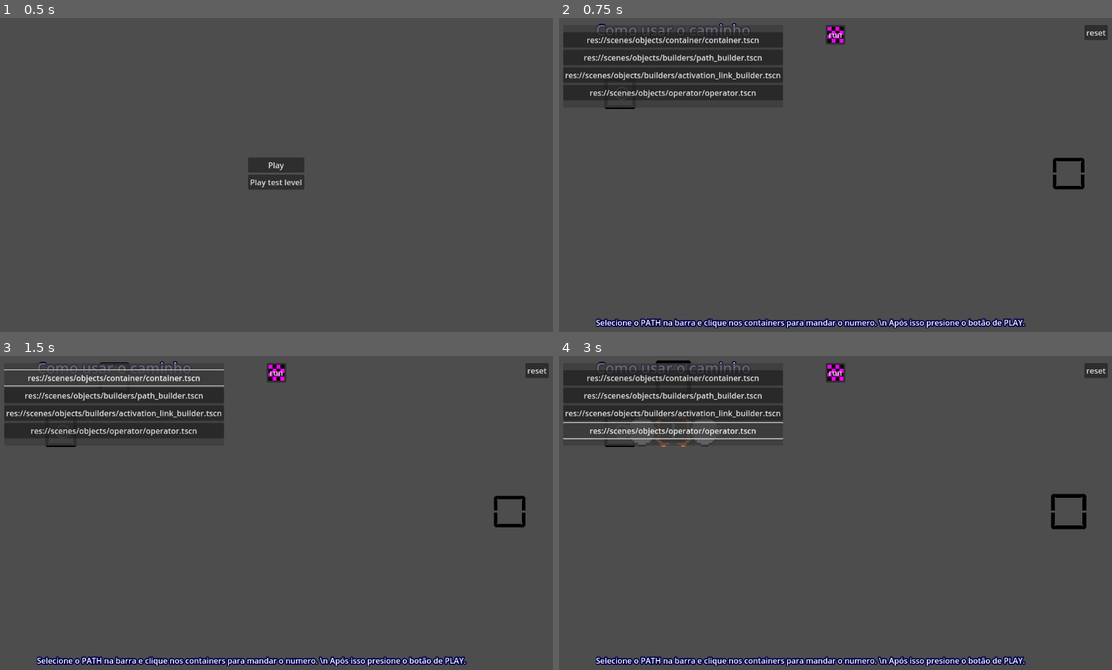
Above: before the commit, frames 1-4 (two rows, left to right).
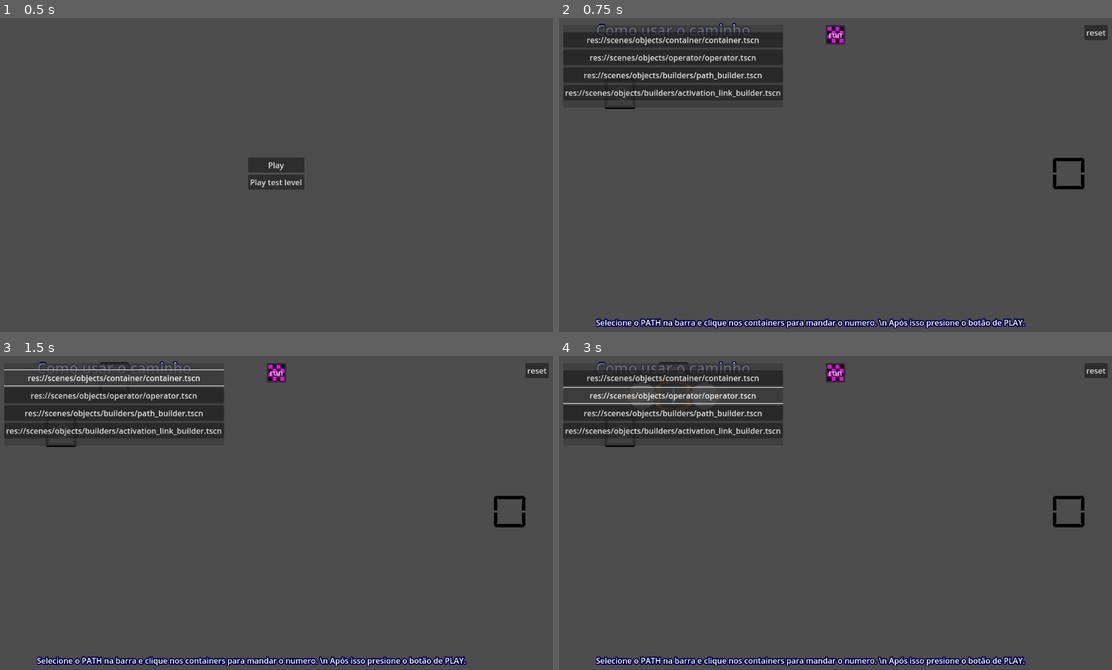
Above: after the commit, the same moments.

Repository: Andre-lucs/algo-lab-game
Game: Godot game, scene res://scenes/ui/screens/start_menu.tscn
Two runs of this game, one before a commit and one after it. Both use one fixed random seed, a clock stepped at 60 frames per second and the inputs below. Before the commit the project starts from res://scenes/ui/start_menu.tscn.
Inputs:
- Up to frame 1 (0.5 s): no input
- Up to frame 2 (0.75 s): click "Play" at 0.5 s
- Up to frame 3 (1.5 s): click "res://scenes/objects/containe…" at 1.25 s
- Up to frame 4 (3 s): click "res://scenes/objects/builders…" at 2 s; click "res://scenes/objects/operator…" at 2.75 s

Frame 1 is identical in both runs. In frame 2, 1.3% of the frame differs, in the area x 1-41%, y 11-26%; in frame 3, 1.3%; in frame 4, 3.2%, in the area x 0-96%, y 1-56%.

Commit message:
Refactor and reorganize project file structure

Diff:
--- a/levels/base_level_scene.tscn
+++ b/levels/base_level_scene.tscn
@@ -3,7 +3,7 @@
 [ext_resource type="Script" uid="uid://i2jwag5xq5nn" path="res://scripts/level/level.gd" id="1_nns1f"]
 [ext_resource type="Script" uid="uid://cmdxvgxihnq8g" path="res://scripts/resources/LevelPropsResource.gd" id="2_df6hm"]
 [ext_resource type="Script" uid="uid://bw7puwhchjbxu" path="res://scripts/level/level_executor.gd" id="4_3k21g"]
-[ext_resource type="PackedScene" uid="uid://ddvb4iup6m8ow" path="res://scenes/ui/toolbox.tscn" id="4_ujwm2"]
+[ext_resource type="PackedScene" uid="uid://ddvb4iup6m8ow" path="res://scenes/ui/toolbox/toolbox.tscn" id="4_ujwm2"]
 [ext_resource type="PackedScene" uid="uid://rdhtlst7byq6" path="res://scenes/objects/container/container.tscn" id="5_iiwgg"]
 [ext_resource type="PackedScene" uid="uid://ct40k6beos0e6" path="res://scenes/objects/builders/path_builder.tscn" id="6_l63b4"]
 [ext_resource type="PackedScene" uid="uid://c42hf3y7kqqu0" path="res://scenes/objects/builders/activation_link_builder.tscn" id="7_r6jsl"]
@@ -113,7 +113,7 @@
 
 [node name="Toolbox" parent="LevelUILayer/MarginContainer" instance=ExtResource("4_ujwm2")]
 layout_mode = 2
-items = Array[PackedScene]([ExtResource("5_iiwgg"), ExtResource("6_l63b4"), ExtResource("7_r6jsl"), ExtResource("8_03l87")])
+items = Array[PackedScene]([ExtResource("5_iiwgg"), ExtResource("8_03l87"), ExtResource("6_l63b4"), ExtResource("7_r6jsl")])
 
 [node name="Control" type="Control" parent="LevelUILayer/MarginContainer"]
 layout_mode = 2
--- a/levels/test_level.tscn
+++ b/levels/test_level.tscn
@@ -10,7 +10,7 @@
 script = ExtResource("2_w7r7j")
 level_name = "Test Level"
 level_description = "This is the test level"
-inputs = Array[PackedInt32Array]([PackedInt32Array(3, 2, 5)])
+inputs = Array[PackedInt32Array]([PackedInt32Array(3, 1, 5)])
 outputs = Array[PackedInt32Array]([PackedInt32Array(3, 2, 5)])
 metadata/_custom_type_script = "uid://cmdxvgxihnq8g"
 
@@ -25,10 +25,7 @@
 
 [node name="Container" parent="." index="6" instance=ExtResource("5_o6mel")]
 position = Vector2(264, 312)
-default_numbers = Array[int]([2, 3, 6])
+default_numbers = Array[int]([2, 5, 8])
 
 [node name="Container2" parent="." index="7" instance=ExtResource("5_o6mel")]
 position = Vector2(712, 384)
-
-[node name="TileMapLayer" parent="." index="8"]
-tile_map_data = PackedByteArray(0, 0, 24, 0, 4, 0, 0, 0, 0, 0, 0, 0, 2, 0)
--- a/project.godot
+++ b/project.godot
@@ -18,6 +18,18 @@
 [autoload]
 
 LevelManager="*res://scripts/level/level_manager.gd"
+
+[file_customization]
+
+folder_colors={
+"res://assets/": "yellow",
+"res://levels/": "gray",
+"res://scenes/": "orange",
+"res://scenes/objects/": "orange",
+"res://scenes/ui/": "green",
+"res://scenes/utils/": "purple",
+"res://scripts/": "blue"
+}
 
 [global_group]
 
--- a/scenes/objects/builders/activation_link_builder.gd
+++ b/scenes/objects/builders/activation_link_builder.gd
@@ -1,12 +1,16 @@
 extends BaseLinkBuilder
 class_name ActivationLinkBuilder
 
-var activation_link_scene: PackedScene = preload("res://scenes/objects/activation/activator_link.tscn")
+var activation_link_scene: PackedScene = preload("res://scenes/utils/link/activation/activator_link.tscn")
 
 func _init() -> void:
 	layer = 4
 
 func build_object() -> void:
+	if activation_link_scene == null:
+		printerr("Cannot build activation link – missing scene.")
+		queue_free()
+		return
 	if origin_node == null or destination_node == null:
 		printerr("Cannot build activation link – missing endpoints.")
 		queue_free()
--- a/scenes/objects/builders/path_builder.gd
+++ b/scenes/objects/builders/path_builder.gd
@@ -1,19 +1,22 @@
 extends BaseLinkBuilder
 class_name PathBuilder
 
-var path_scene: PackedScene = preload("res://scenes/objects/movement/movement_link.tscn")
+var path_scene: PackedScene = preload("res://scenes/utils/link/movement/movement_link.tscn")
 
 func _init() -> void:
 	layer = 3
 
-
 func create_path():
+	if path_scene == null:
+		printerr("Cannot create path – missing scene.")
+		queue_free()
+		return
 	if origin_node == null or destination_node == null:
-		print("Cannot create path – origin or destination is missing.")
+		printerr("Cannot create path – origin or destination is missing.")
 		queue_free()
 		return
 	if origin_node.number_movement == null or destination_node.number_movement == null:
-		print("Cannot create path – origin or destination is not a NumberMovement.")
+		printerr("Cannot create path – origin or destination is not a NumberMovement.")
 		queue_free()
 		return
 	var path := path_scene.instantiate() as MovementLink
@@ -21,8 +24,6 @@
 	origin_node.number_movement.connect_path(path)
 	path.origin_connection = origin_node
 	path.destination_connection = destination_node
-	# path.origin_node = origin_node.number_movement
-	# path.destination_node = destination_node.number_movement
 	get_tree().current_scene.add_child(path)
 	queue_free()  # Remove o PathBuilder depois de criar o path
 
--- a/scenes/objects/container/container.tscn
+++ b/scenes/objects/container/container.tscn
@@ -2,13 +2,13 @@
 
 [ext_resource type="Script" uid="uid://dptqnhuipvd2v" path="res://scenes/objects/container/container.gd" id="1_r3ic2"]
 [ext_resource type="Texture2D" uid="uid://0i3uv3n03swk" path="res://assets/container.png" id="2_23n6n"]
-[ext_resource type="PackedScene" uid="uid://dfddi1aiqq1ad" path="res://scenes/utils/grabbable.tscn" id="3_e3mdc"]
-[ext_resource type="PackedScene" uid="uid://khx12i77qfms" path="res://scenes/utils/object_popup_menu.tscn" id="4_tifd7"]
+[ext_resource type="Script" uid="uid://21g4c8kgecht" path="res://scripts/grabbable.gd" id="3_tifd7"]
+[ext_resource type="PackedScene" uid="uid://khx12i77qfms" path="res://scenes/ui/popup_menu/object_popup_menu.tscn" id="4_tifd7"]
 [ext_resource type="Script" uid="uid://dlvvya7tvw7y1" path="res://scripts/resources/ObjectPopupMenuItem.gd" id="5_b588d"]
-[ext_resource type="Script" uid="uid://cwhvnxwvdhkh5" path="res://scenes/objects/movement/number_movement.gd" id="6_e3mdc"]
+[ext_resource type="Script" uid="uid://cwhvnxwvdhkh5" path="res://scenes/utils/link/movement/number_movement.gd" id="6_e3mdc"]
 [ext_resource type="Texture2D" uid="uid://b1nyxrdj0rpsw" path="res://assets/MenuIcons/AutoButton.png" id="6_q33kv"]
-[ext_resource type="PackedScene" uid="uid://bjwa7poyvyxhu" path="res://scenes/utils/connection_area.tscn" id="7_lkqc4"]
-[ext_resource type="PackedScene" uid="uid://dm2dffmkn1e7t" path="res://scenes/objects/activation/activation.tscn" id="8_0of0j"]
+[ext_resource type="PackedScene" uid="uid://bjwa7poyvyxhu" path="res://scenes/utils/link/connection/connection_area.tscn" id="7_lkqc4"]
+[ext_resource type="PackedScene" uid="uid://dm2dffmkn1e7t" path="res://scenes/utils/link/activation/activation.tscn" id="8_0of0j"]
 [ext_resource type="Texture2D" uid="uid://cleilk2cl12k2" path="res://assets/MenuIcons/TrashCan.png" id="9_23n6n"]
 [ext_resource type="Script" uid="uid://ck6y410gncrcr" path="res://scripts/mouse_interaction_area2d.gd" id="11_tifd7"]
 
@@ -98,9 +98,11 @@
 &"": SubResource("AnimationLibrary_ooe7e")
 }
 
-[node name="Grabbable" parent="." node_paths=PackedStringArray("parent", "interaction_area") instance=ExtResource("3_e3mdc")]
+[node name="Grabbable" type="Node" parent="." node_paths=PackedStringArray("parent", "interaction_area")]
+script = ExtResource("3_tifd7")
 parent = NodePath("..")
 interaction_area = NodePath("../MouseInteractionArea2D")
+metadata/_custom_type_script = "uid://21g4c8kgecht"
 
 [node name="ObjectPopupMenu" parent="." node_paths=PackedStringArray("interaction_area") instance=ExtResource("4_tifd7")]
 items = Array[ExtResource("5_b588d")]([SubResource("Resource_e3mdc"), SubResource("Resource_hejjw")])
--- a/scenes/objects/number/number.tscn
+++ b/scenes/objects/number/number.tscn
@@ -1,7 +1,7 @@
 [gd_scene load_steps=5 format=3 uid="uid://cebmicxn76gb0"]
 
 [ext_resource type="Script" uid="uid://b3yiaijo7ic5q" path="res://scenes/objects/number/number.gd" id="1_olnlg"]
-[ext_resource type="PackedScene" uid="uid://dfddi1aiqq1ad" path="res://scenes/utils/grabbable.tscn" id="2_wksxw"]
+[ext_resource type="Script" uid="uid://21g4c8kgecht" path="res://scripts/grabbable.gd" id="2_txii2"]
 
 [sub_resource type="Gradient" id="Gradient_yhsph"]
 interpolation_mode = 2
@@ -39,5 +39,7 @@
 text = "1"
 horizontal_alignment = 1
 
-[node name="Grabbable" parent="." node_paths=PackedStringArray("parent") instance=ExtResource("2_wksxw")]
+[node name="Grabbable" type="Node" parent="." node_paths=PackedStringArray("parent")]
+script = ExtResource("2_txii2")
 parent = NodePath("..")
+metadata/_custom_type_script = "uid://21g4c8kgecht"
--- a/scenes/objects/operator/operator.tscn
+++ b/scenes/objects/operator/operator.tscn
@@ -3,13 +3,13 @@
 [ext_resource type="Script" uid="uid://ctj5grkwiab3a" path="res://scenes/objects/operator/operator.gd" id="1_bqpnd"]
 [ext_resource type="Texture2D" uid="uid://bjiby4kvy2kwu" path="res://assets/MathOperator.png" id="1_xs7on"]
 [ext_resource type="Script" uid="uid://ck6y410gncrcr" path="res://scripts/mouse_interaction_area2d.gd" id="2_r1olv"]
-[ext_resource type="PackedScene" uid="uid://dfddi1aiqq1ad" path="res://scenes/utils/grabbable.tscn" id="3_bqpnd"]
-[ext_resource type="PackedScene" uid="uid://khx12i77qfms" path="res://scenes/utils/object_popup_menu.tscn" id="4_fthne"]
-[ext_resource type="PackedScene" uid="uid://dm2dffmkn1e7t" path="res://scenes/objects/activation/activation.tscn" id="5_0iqj6"]
-[ext_resource type="Script" uid="uid://cwhvnxwvdhkh5" path="res://scenes/objects/movement/number_movement.gd" id="6_1qald"]
+[ext_resource type="Script" uid="uid://21g4c8kgecht" path="res://scripts/grabbable.gd" id="3_rc6xw"]
+[ext_resource type="PackedScene" uid="uid://khx12i77qfms" path="res://scenes/ui/popup_menu/object_popup_menu.tscn" id="4_fthne"]
+[ext_resource type="PackedScene" uid="uid://dm2dffmkn1e7t" path="res://scenes/utils/link/activation/activation.tscn" id="5_0iqj6"]
+[ext_resource type="Script" uid="uid://cwhvnxwvdhkh5" path="res://scenes/utils/link/movement/number_movement.gd" id="6_1qald"]
 [ext_resource type="Script" uid="uid://dlvvya7tvw7y1" path="res://scripts/resources/ObjectPopupMenuItem.gd" id="6_4deob"]
 [ext_resource type="Texture2D" uid="uid://d3x5ev60k0grs" path="res://assets/MenuIcons/Plus.png" id="7_qp6pp"]
-[ext_resource type="PackedScene" uid="uid://bjwa7poyvyxhu" path="res://scenes/utils/connection_area.tscn" id="7_r0akj"]
+[ext_resource type="PackedScene" uid="uid://bjwa7poyvyxhu" path="res://scenes/utils/link/connection/connection_area.tscn" id="7_r0akj"]
 [ext_resource type="Texture2D" uid="uid://ds1n8gywbc5e3" path="res://assets/MenuIcons/Minus.png" id="8_uj48i"]
 [ext_resource type="Texture2D" uid="uid://dqgji8yxmdsvw" path="res://assets/MenuIcons/Multi.png" id="9_8fhei"]
 [ext_resource type="Texture2D" uid="uid://tdsqf6lebyt1" path="res://assets/MenuIcons/Divide.png" id="10_e1413"]
@@ -25,10 +25,6 @@
 font_size = 48
 font_color = Color(0.901961, 0.901961, 0.941176, 1)
 
-[sub_resource type="CapsuleShape2D" id="CapsuleShape2D_ehaq0"]
-radius = 32.0
-height = 192.0
-
 [sub_resource type="Resource" id="Resource_8la15"]
 script = ExtResource("6_4deob")
 frames = Array[Texture2D]([ExtResource("7_qp6pp"), ExtResource("8_uj48i"), ExtResource("9_8fhei"), ExtResource("10_e1413")])
@@ -42,6 +38,10 @@
 text = "Delete"
 initial_frame = 0
 metadata/_custom_type_script = "uid://dlvvya7tvw7y1"
+
+[sub_resource type="CapsuleShape2D" id="CapsuleShape2D_ehaq0"]
+radius = 32.0
+height = 192.0
 
 [sub_resource type="CircleShape2D" id="CircleShape2D_4deob"]
 radius = 32.0
@@ -72,22 +72,13 @@
 horizontal_alignment = 1
 vertical_alignment = 1
 
-[node name="MouseInteractionArea2D" type="Area2D" parent="."]
-collision_layer = 2147483648
-collision_mask = 0
-script = ExtResource("2_r1olv")
-metadata/_custom_type_script = "uid://ck6y410gncrcr"
-
-[node name="CollisionShape2D" type="CollisionShape2D" parent="MouseInteractionArea2D"]
-visible = false
-rotation = 1.57079
-shape = SubResource("CapsuleShape2D_ehaq0")
-
 [node name="Traits" type="Node" parent="."]
 
-[node name="Grabbable" parent="Traits" node_paths=PackedStringArray("parent", "interaction_area") instance=ExtResource("3_bqpnd")]
+[node name="Grabbable" type="Node" parent="Traits" node_paths=PackedStringArray("parent", "interaction_area")]
+script = ExtResource("3_rc6xw")
 parent = NodePath("../..")
 interaction_area = NodePath("../../MouseInteractionArea2D")
+metadata/_custom_type_script = "uid://21g4c8kgecht"
 
 [node name="ObjectPopupMenu" parent="Traits" node_paths=PackedStringArray("interaction_area") instance=ExtResource("4_fthne")]
 unique_name_in_owner = true
@@ -118,6 +109,17 @@
 root = NodePath("../..")
 receives = false
 metadata/_custom_type_script = "uid://cwhvnxwvdhkh5"
+
+[node name="MouseInteractionArea2D" type="Area2D" parent="."]
+collision_layer = 2147483648
+collision_mask = 0
+script = ExtResource("2_r1olv")
+metadata/_custom_type_script = "uid://ck6y410gncrcr"
+
+[node name="CollisionShape2D" type="CollisionShape2D" parent="MouseInteractionArea2D"]
+visible = false
+rotation = 1.57079
+shape = SubResource("CapsuleShape2D_ehaq0")
 
 [node name="Number1Connection" parent="." node_paths=PackedStringArray("number_movement") instance=ExtResource("7_r0akj")]
 position = Vector2(-64, 0)
--- a/scenes/ui/item_preview.tscn
+++ b/scenes/ui/item_preview/item_preview.tscn
@@ -1,6 +1,6 @@
 [gd_scene load_steps=3 format=3 uid="uid://dct57qb7onjyh"]
 
-[ext_resource type="Script" uid="uid://bgr1ljtsuiux2" path="res://scripts/ui/item_preview.gd" id="1_px2sx"]
+[ext_resource type="Script" uid="uid://bgr1ljtsuiux2" path="res://scenes/ui/item_preview/item_preview.gd" id="1_px2sx"]
 
 [sub_resource type="PlaceholderTexture2D" id="PlaceholderTexture2D_c6y3o"]
 
--- a/scenes/utils/object_popup_menu.tscn
+++ b/scenes/ui/popup_menu/object_popup_menu.tscn
@@ -1,28 +1,28 @@
 [gd_scene load_steps=10 format=3 uid="uid://khx12i77qfms"]
 
-[ext_resource type="Script" uid="uid://iwt7ng8vywfo" path="res://scripts/object_popup_menu.gd" id="1_73e83"]
-[ext_resource type="Script" uid="uid://dlvvya7tvw7y1" path="res://scripts/resources/ObjectPopupMenuItem.gd" id="2_hv68y"]
-[ext_resource type="Texture2D" uid="uid://cleilk2cl12k2" path="res://assets/MenuIcons/TrashCan.png" id="2_smwl4"]
-[ext_resource type="Texture2D" uid="uid://b1nyxrdj0rpsw" path="res://assets/MenuIcons/AutoButton.png" id="3_1pfgw"]
+[ext_resource type="Script" uid="uid://iwt7ng8vywfo" path="res://scenes/ui/popup_menu/object_popup_menu.gd" id="1_7sao0"]
+[ext_resource type="Script" uid="uid://dlvvya7tvw7y1" path="res://scripts/resources/ObjectPopupMenuItem.gd" id="2_uqdxk"]
+[ext_resource type="Texture2D" uid="uid://b1nyxrdj0rpsw" path="res://assets/MenuIcons/AutoButton.png" id="3_v2aws"]
+[ext_resource type="Texture2D" uid="uid://cleilk2cl12k2" path="res://assets/MenuIcons/TrashCan.png" id="4_tp5gh"]
 
 [sub_resource type="AtlasTexture" id="AtlasTexture_1pfgw"]
-atlas = ExtResource("3_1pfgw")
+atlas = ExtResource("3_v2aws")
 region = Rect2(0, 0, 16, 16)
 
 [sub_resource type="AtlasTexture" id="AtlasTexture_hv68y"]
-atlas = ExtResource("3_1pfgw")
+atlas = ExtResource("3_v2aws")
 region = Rect2(16, 0, 16, 16)
 
 [sub_resource type="Resource" id="Resource_5cmbu"]
-script = ExtResource("2_hv68y")
+script = ExtResource("2_uqdxk")
 frames = Array[Texture2D]([SubResource("AtlasTexture_1pfgw"), SubResource("AtlasTexture_hv68y")])
 text = "Auto"
 initial_frame = 0
 metadata/_custom_type_script = "uid://dlvvya7tvw7y1"
 
 [sub_resource type="Resource" id="Resource_hejjw"]
-script = ExtResource("2_hv68y")
-frames = Array[Texture2D]([ExtResource("2_smwl4")])
+script = ExtResource("2_uqdxk")
+frames = Array[Texture2D]([ExtResource("4_tp5gh")])
 text = "Delete"
 initial_frame = 0
 metadata/_custom_type_script = "uid://dlvvya7tvw7y1"
@@ -44,8 +44,8 @@
 corner_radius_bottom_left = 5
 
 [node name="ObjectPopupMenu" type="Node"]
-script = ExtResource("1_73e83")
-items = Array[ExtResource("2_hv68y")]([SubResource("Resource_5cmbu"), SubResource("Resource_hejjw")])
+script = ExtResource("1_7sao0")
+items = Array[ExtResource("2_uqdxk")]([SubResource("Resource_5cmbu"), SubResource("Resource_hejjw")])
 
 [node name="PopupPanel" type="PopupPanel" parent="."]
 size = Vector2i(20, 42)
--- a/scenes/ui/start_menu.tscn
+++ b/scenes/ui/screens/start_menu.tscn
@@ -1,6 +1,6 @@
 [gd_scene load_steps=2 format=3 uid="uid://c4ug13k78jvr"]
 
-[ext_resource type="Script" uid="uid://bew01vwmd7mw8" path="res://scripts/ui/start_menu.gd" id="1_irhji"]
+[ext_resource type="Script" uid="uid://bew01vwmd7mw8" path="res://scenes/ui/screens/start_menu.gd" id="1_irhji"]
 
 [node name="StartMenu" type="Control"]
 layout_mode = 3
--- a/scripts/ui/toolbox.gd
+++ b/scenes/ui/toolbox/toolbox.gd
@@ -1,15 +1,21 @@
+@tool
 extends PanelContainer
 
-var path_scene : PackedScene = preload("res://scenes/objects/builders/path_builder.tscn")
-var item_scene : PackedScene = preload("res://scenes/ui/item_preview.tscn")
-var activator_link_scene : PackedScene = preload("res://scenes/objects/builders/activation_link_builder.tscn")
+@export var preview_scene : PackedScene :
+	set(v):
+		preview_scene = v
+		update_configuration_warnings()
 
 @onready var items_container : VBoxContainer = $Items
 
 @export var items : Array[PackedScene] = []
 
 func _ready() -> void:
-	# items = [NumberContainer.container_scene, path_scene, activator_link_scene]
+	if Engine.is_editor_hint():
+		return
+	if _get_configuration_warnings().size() > 0:
+		printerr("Toolbox configuration warnings: ", _get_configuration_warnings())
+		return
 	for i in range(items.size()):
 		var button = Button.new()
 		button.keep_pressed_outside = true
@@ -20,6 +26,13 @@
 
 func _on_button_pressed(index : int) -> void:
 	print("creating ", items[index].resource_path)
-	var item_preview = item_scene.instantiate() as ItemPreview
+	var item_preview = preview_scene.instantiate() as ItemPreview
 	item_preview.item = items[index]
 	get_tree().root.add_child(item_preview)
+
+func _get_configuration_warnings() -> PackedStringArray:
+	var warnings = PackedStringArray()
+	if preview_scene == null:
+		warnings.append("Item preview scene is not set.")
+
+	return warnings
--- a/scenes/ui/toolbox.tscn
+++ b/scenes/ui/toolbox/toolbox.tscn
@@ -1,6 +1,7 @@
-[gd_scene load_steps=3 format=3 uid="uid://ddvb4iup6m8ow"]
+[gd_scene load_steps=4 format=3 uid="uid://ddvb4iup6m8ow"]
 
-[ext_resource type="Script" uid="uid://cfgfk504yyrm5" path="res://scripts/ui/toolbox.gd" id="1_q0ytb"]
+[ext_resource type="Script" uid="uid://cfgfk504yyrm5" path="res://scenes/ui/toolbox/toolbox.gd" id="1_q0ytb"]
+[ext_resource type="PackedScene" uid="uid://dct57qb7onjyh" path="res://scenes/ui/item_preview/item_preview.tscn" id="2_0ydux"]
 
 [sub_resource type="StyleBoxFlat" id="StyleBoxFlat_q0ytb"]
 content_margin_top = 15.0
@@ -16,6 +17,7 @@
 size_flags_vertical = 2
 theme_override_styles/panel = SubResource("StyleBoxFlat_q0ytb")
 script = ExtResource("1_q0ytb")
+preview_scene = ExtResource("2_0ydux")
 
 [node name="Items" type="VBoxContainer" parent="."]
 layout_mode = 2
--- a/scenes/utils/grabbable.tscn
+++ /dev/null
@@ -1,6 +0,0 @@
-[gd_scene load_steps=2 format=3 uid="uid://dfddi1aiqq1ad"]
-
-[ext_resource type="Script" uid="uid://21g4c8kgecht" path="res://scripts/grabbable.gd" id="1_ikuny"]
-
-[node name="Grabbable" type="Node"]
-script = ExtResource("1_ikuny")
--- a/scenes/objects/activation/activation.tscn
+++ b/scenes/utils/link/activation/activation.tscn
@@ -1,6 +1,6 @@
 [gd_scene load_steps=2 format=3 uid="uid://dm2dffmkn1e7t"]
 
-[ext_resource type="Script" uid="uid://cx6rmmgs3l1du" path="res://scenes/objects/activation/activatable.gd" id="1_e8yyc"]
+[ext_resource type="Script" uid="uid://cx6rmmgs3l1du" path="res://scenes/utils/link/activation/activatable.gd" id="1_e8yyc"]
 
 [node name="Activation" type="Node" groups=["activation"]]
 script = ExtResource("1_e8yyc")
--- a/scenes/objects/activation/activator_link.tscn
+++ b/scenes/utils/link/activation/activator_link.tscn
@@ -1,6 +1,6 @@
 [gd_scene load_steps=6 format=3 uid="uid://ccaxidhl1g6xe"]
 
-[ext_resource type="Script" uid="uid://b820xsovakcqr" path="res://scenes/objects/activation/activator_link.gd" id="1_g88h4"]
+[ext_resource type="Script" uid="uid://b820xsovakcqr" path="res://scenes/utils/link/activation/activator_link.gd" id="1_g88h4"]
 [ext_resource type="PackedScene" uid="uid://lhfuu6wk1i5g" path="res://scenes/utils/link/link.tscn" id="1_n80ux"]
 [ext_resource type="Script" uid="uid://dlvvya7tvw7y1" path="res://scripts/resources/ObjectPopupMenuItem.gd" id="3_n3lm3"]
 [ext_resource type="Texture2D" uid="uid://cleilk2cl12k2" path="res://assets/MenuIcons/TrashCan.png" id="5_11sdg"]
--- a/scenes/utils/connection_area.tscn
+++ b/scenes/utils/link/connection/connection_area.tscn
@@ -1,6 +1,6 @@
 [gd_scene load_steps=2 format=3 uid="uid://bjwa7poyvyxhu"]
 
-[ext_resource type="Script" uid="uid://ctdw6hhgumypx" path="res://scripts/connection_area.gd" id="1_6x3yu"]
+[ext_resource type="Script" uid="uid://ctdw6hhgumypx" path="res://scenes/utils/link/connection/connection_area.gd" id="1_6x3yu"]
 
 [node name="ConnectionArea" type="Area2D" groups=["connections"]]
 collision_layer = 4
--- a/scenes/utils/link/link.tscn
+++ b/scenes/utils/link/link.tscn
@@ -1,7 +1,7 @@
 [gd_scene load_steps=5 format=3 uid="uid://lhfuu6wk1i5g"]
 
 [ext_resource type="Script" uid="uid://j8phvx2dff44" path="res://scenes/utils/link/link.gd" id="1_jyhi2"]
-[ext_resource type="PackedScene" uid="uid://khx12i77qfms" path="res://scenes/utils/object_popup_menu.tscn" id="2_gxdjc"]
+[ext_resource type="PackedScene" uid="uid://khx12i77qfms" path="res://scenes/ui/popup_menu/object_popup_menu.tscn" id="2_gxdjc"]
 
 [sub_resource type="Curve2D" id="Curve2D_oiwfg"]
 
--- a/scenes/objects/movement/movement_link.tscn
+++ b/scenes/utils/link/movement/movement_link.tscn
@@ -1,9 +1,9 @@
 [gd_scene load_steps=6 format=3 uid="uid://durujj55wgqx3"]
 
 [ext_resource type="PackedScene" uid="uid://lhfuu6wk1i5g" path="res://scenes/utils/link/link.tscn" id="1_h4gtw"]
-[ext_resource type="Script" uid="uid://boiboc6ds5xa5" path="res://scenes/objects/movement/movement_link.gd" id="1_krvj1"]
-[ext_resource type="PackedScene" uid="uid://dm2dffmkn1e7t" path="res://scenes/objects/activation/activation.tscn" id="3_ak07b"]
-[ext_resource type="PackedScene" uid="uid://bjwa7poyvyxhu" path="res://scenes/utils/connection_area.tscn" id="4_8vcjx"]
+[ext_resource type="Script" uid="uid://boiboc6ds5xa5" path="res://scenes/utils/link/movement/movement_link.gd" id="1_krvj1"]
+[ext_resource type="PackedScene" uid="uid://dm2dffmkn1e7t" path="res://scenes/utils/link/activation/activation.tscn" id="3_ak07b"]
+[ext_resource type="PackedScene" uid="uid://bjwa7poyvyxhu" path="res://scenes/utils/link/connection/connection_area.tscn" id="4_8vcjx"]
 
 [sub_resource type="ConvexPolygonShape2D" id="ConvexPolygonShape2D_h4gtw"]
 points = PackedVector2Array(-16, -16, 8.00001, 4.04663e-08, -16, 16)
Renamed: scripts/base_link_builder.gd -> scenes/objects/builders/base_link_builder.gd
Renamed: scripts/base_link_builder.gd.uid -> scenes/objects/builders/base_link_builder.gd.uid
Renamed: scripts/ui/item_preview.gd -> scenes/ui/item_preview/item_preview.gd
Renamed: scripts/ui/item_preview.gd.uid -> scenes/ui/item_preview/item_preview.gd.uid
Renamed: scripts/object_popup_menu.gd -> scenes/ui/popup_menu/object_popup_menu.gd
Renamed: scripts/object_popup_menu.gd.uid -> scenes/ui/popup_menu/object_popup_menu.gd.uid
Renamed: scripts/ui/start_menu.gd -> scenes/ui/screens/start_menu.gd
Renamed: scripts/ui/start_menu.gd.uid -> scenes/ui/screens/start_menu.gd.uid
Renamed: scripts/ui/toolbox.gd.uid -> scenes/ui/toolbox/toolbox.gd.uid
Renamed: scenes/objects/activation/activatable.gd -> scenes/utils/link/activation/activatable.gd
Renamed: scenes/objects/activation/activatable.gd.uid -> scenes/utils/link/activation/activatable.gd.uid
Renamed: scenes/objects/activation/activator_link.gd -> scenes/utils/link/activation/activator_link.gd
(and 7 more such lines)
